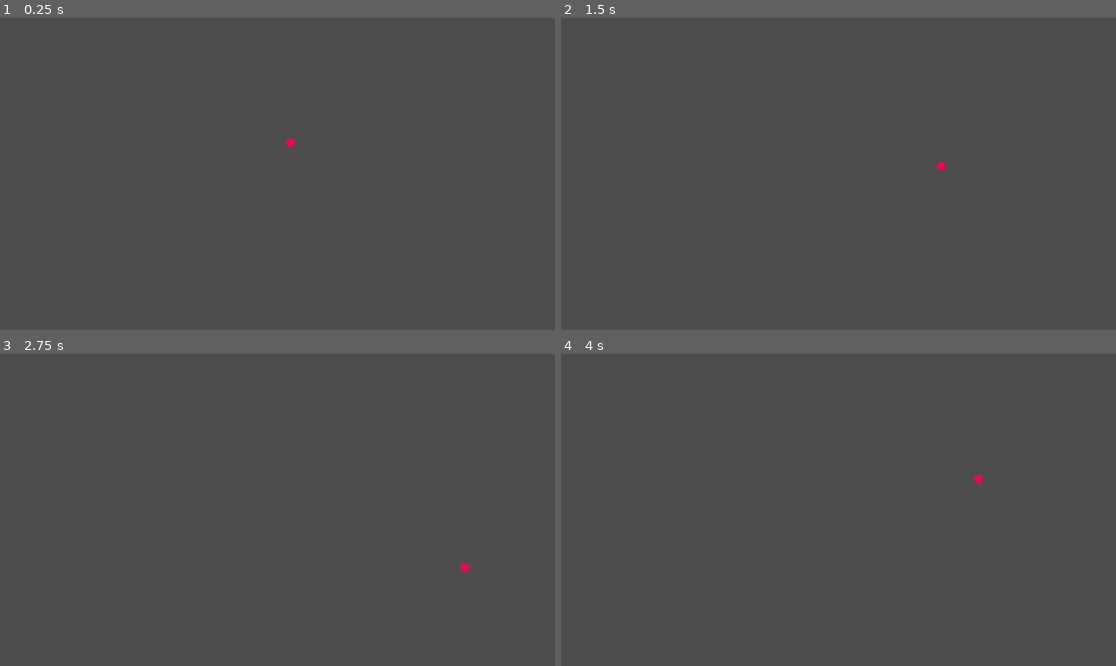
Above: before the commit, frames 1-4 (two rows, left to right).
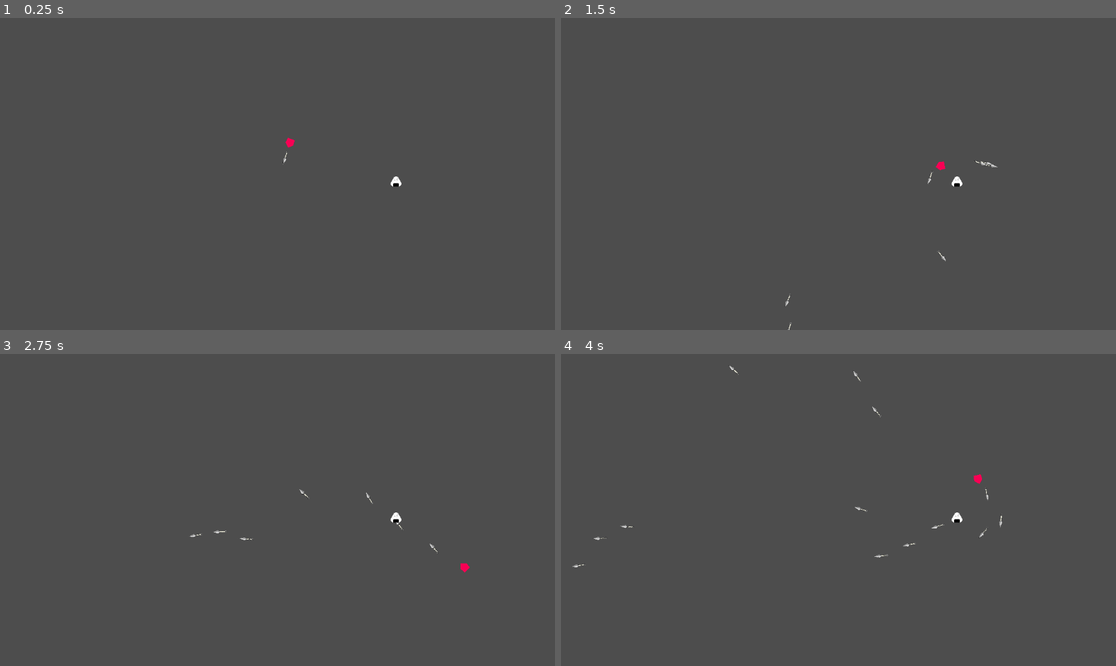
Above: after the commit, the same moments.

Repository: markusphil/godot_tests
Game: Godot game, scene res://scenes/teste_scene.tscn
Two runs of this game, one before a commit and one after it. Both use one fixed random seed, a clock stepped at 60 frames per second and the inputs below. The project has no main scene, so this scene is started directly.
Inputs (mouse positions are in pixels of both pictures, inside the frame that each line leads up to):
- Up to frame 1 (0.25 s): no input
- Up to frame 2 (1.5 s): move the mouse to (960, 158) at 0.52 s; hold Right (right) 0.53-1.28 s; move the mouse to (727, 189) at 1.27 s; hold S (down) from 1.28 s (still down)
- Up to frame 3 (2.75 s): move the mouse to (333, 441) at 2.02 s; release S (down) at 2.03 s; hold Right (right) from 2.03 s (still down)
- Up to frame 4 (4 s): move the mouse to (810, 572) at 2.77 s; release Right (right) at 2.78 s; hold W (up) 2.78-3.53 s; move the mouse to (1005, 556) at 3.52 s; hold A (left) from 3.53 s (still down)

The runs differ from the first frame. In frame 1, less than 0.1% of the frame differs, in the area x 50-73%, y 42-55%; in frame 2, 0.1%; in frame 3, 0.1%; in frame 4, 0.2%, in the area x 2-80%, y 3-69%.

Commit message:
play around with components an shaders

Diff:
--- /dev/null
+++ b/components/health/Health.svg
@@ -0,0 +1,9 @@
+<svg width="17" height="18" viewBox="0 0 17 18" fill="none" xmlns="http://www.w3.org/2000/svg">
+<path d="M8.32396 2.38803C7.69157 1.59284 6.79576 1.02312 5.8502 0.751374C4.51878 0.368732 3.00233 0.556788 1.93691 1.64387C0.775409 2.82899 0.381898 4.15955 0.529769 5.53211C0.674452 6.87508 1.3326 8.22351 2.19657 9.50143C3.43913 11.3393 5.20105 13.1545 6.70191 14.7008C7.27345 15.2896 7.80714 15.8394 8.25988 16.3366L8.57405 16.6817L8.93993 16.392C11.0279 14.7391 13.5017 11.9963 15.0327 9.23971C15.7977 7.86229 16.3468 6.4468 16.4726 5.13926C16.5997 3.81826 16.2944 2.57345 15.3108 1.63254C14.1318 0.504718 12.4947 0.291634 11.0885 0.677179C10.0777 0.954314 9.13319 1.55578 8.53055 2.41054L8.40685 2.09985L8.32396 2.38803Z" fill="url(#paint0_linear_2_8)" stroke="white"/>
+<defs>
+<linearGradient id="paint0_linear_2_8" x1="6.15625" y1="5.34951" x2="10.2973" y2="12.8017" gradientUnits="userSpaceOnUse">
+<stop offset="0.168908" stop-color="#FF7A7A"/>
+<stop offset="1" stop-color="#793E3E"/>
+</linearGradient>
+</defs>
+</svg>
--- /dev/null
+++ b/components/health/HealthComponent.gd
@@ -0,0 +1,24 @@
+@icon("res://components/health/Health.svg")
+extends Node
+
+class_name HealthComponent
+
+@export var max_health: int
+
+signal took_damage
+signal health_depleted
+
+var current_health: int
+
+func _ready():
+	current_health = max_health
+
+
+func get_health():
+	return current_health
+
+func apply_damage(amount: int):
+	health_depleted.emit()
+	current_health =- amount
+	if current_health <= 0:
+		health_depleted.emit()
--- /dev/null
+++ b/components/health/HitboxComponent.gd
@@ -0,0 +1,13 @@
+extends Area2D
+
+@export var health: HealthComponent
+
+func _ready():
+	monitorable = false
+	monitoring = true
+	area_entered.connect(_on_area_entered)
+
+
+func _on_area_entered(area):
+	if area is Projectile:
+		health.apply_damage(area.damage)
--- /dev/null
+++ b/components/health/health_component.tscn
@@ -0,0 +1,6 @@
+[gd_scene load_steps=2 format=3 uid="uid://0wdhpekdchdj"]
+
+[ext_resource type="Script" path="res://components/health/HealthComponent.gd" id="1_lwo7p"]
+
+[node name="health_component" type="Node2D"]
+script = ExtResource("1_lwo7p")
--- /dev/null
+++ b/components/health/hitbox_component.tscn
@@ -0,0 +1,6 @@
+[gd_scene load_steps=2 format=3 uid="uid://cshykyegbc030"]
+
+[ext_resource type="Script" path="res://components/health/HitboxComponent.gd" id="1_be6c2"]
+
+[node name="hitbox_component" type="Area2D"]
+script = ExtResource("1_be6c2")
--- /dev/null
+++ b/components/weapons/projectile/Projectile.gd
@@ -0,0 +1,22 @@
+@icon("res://components/weapons/projectile/Projectile.svg")
+
+extends CollisionObject2D
+
+class_name Projectile
+
+
+@export var damage:= 5
+@export var speed:= 300
+@export var pircing:= 0
+
+func _physics_process(delta):
+	position += transform.x * speed * delta
+
+# TODO: where should the hit calculation be performed? On the projectile or the hitbox?
+# This has probably impact on the games overall performance, since we want to have hundrets of  projectiles existing at the same time.
+func hit() -> int:
+	if pircing <= 0:
+		queue_free()
+	else:
+		pircing =- 1
+	return damage
--- /dev/null
+++ b/components/weapons/projectile/Projectile.svg
@@ -0,0 +1,15 @@
+<svg width="14" height="17" viewBox="0 0 14 17" fill="none" xmlns="http://www.w3.org/2000/svg">
+<path d="M2.57783 13.9634C1.61527 13.1097 0.479589 11.3698 0.479589 11.3698L7.47255 2.1865L12.335 6.49899L5.34206 15.6823C5.34206 15.6823 3.54038 14.8171 2.57783 13.9634Z" fill="#7F5A39"/>
+<path d="M0.479599 11.3699L6.47356 3.49845C6.47356 3.49845 8.02218 4.13927 9.23779 5.21739C10.4534 6.29552 11.336 7.81094 11.336 7.81094L5.34207 15.6824C5.34207 15.6824 4.86465 14.5263 3.24383 13.0888C1.62301 11.6513 0.479599 11.3699 0.479599 11.3699Z" fill="url(#paint0_linear_5_16)"/>
+<path d="M13.001 5.62444L11.669 7.37364C11.669 7.37364 10.5333 5.63378 9.57078 4.7801C8.60823 3.92642 6.80655 3.06116 6.80655 3.06116L8.13854 1.31195L11.5688 2.15629L13.001 5.62444Z" fill="url(#paint1_linear_5_16)"/>
+<defs>
+<linearGradient id="paint0_linear_5_16" x1="3.64308" y1="7.21551" x2="8.79947" y2="11.142" gradientUnits="userSpaceOnUse">
+<stop stop-color="#DDC380"/>
+<stop offset="1" stop-color="#8C643F"/>
+</linearGradient>
+<linearGradient id="paint1_linear_5_16" x1="7.97204" y1="1.5306" x2="13.1284" y2="5.45711" gradientUnits="userSpaceOnUse">
+<stop stop-color="#DDC380"/>
+<stop offset="1" stop-color="#8C643F"/>
+</linearGradient>
+</defs>
+</svg>
--- /dev/null
+++ b/components/weapons/projectile_emitter/ProjectileEmitter.gd
@@ -0,0 +1,22 @@
+@icon("res://components/weapons/projectile_emitter/ProjectileEmitter.svg")
+extends Node
+
+class_name ProjectileEmitter
+
+@export var projectile: PackedScene
+@export_range(0.1,600.0) var fire_rate:= 30.0
+
+func _ready():
+	reset_timer()
+
+func reset_timer():
+	var fire_interval = 60.0 / fire_rate
+	var emit_timer = Timer.new()
+	add_child(emit_timer)
+	emit_timer.timeout.connect(_emit_projectile)
+	emit_timer.start(fire_interval)
+
+func _emit_projectile():
+	var projectile_instance = projectile.instantiate() as Projectile
+	get_parent().get_parent().add_child(projectile_instance)
+	projectile_instance.global_transform = self.global_transform
--- /dev/null
+++ b/components/weapons/projectile_emitter/ProjectileEmitter.svg
@@ -0,0 +1,26 @@
+<svg width="16" height="16" viewBox="0 0 16 16" fill="none" xmlns="http://www.w3.org/2000/svg">
+<path d="M7.99908 8.04612L5.87776 5.9248L9.41329 2.38928L13.6559 6.63192L10.1204 10.1675L7.99908 8.04612Z" fill="#7F5A39"/>
+<path d="M14.0095 6.27842L12.9488 7.33908C12.9488 7.33908 12.5953 6.27842 11.1811 4.8642C9.76685 3.44999 8.70619 3.09644 8.70619 3.09644L9.76685 2.03578L12.9488 3.09644L14.0095 6.27842Z" fill="url(#paint0_linear_6_41)"/>
+<path fill-rule="evenodd" clip-rule="evenodd" d="M10.1347 10.1816L12.6096 7.70673C12.6096 7.70673 12.256 6.64607 10.8418 5.23186C9.42761 3.81764 8.36695 3.46409 8.36695 3.46409L5.89207 5.93896L10.1347 10.1816Z" fill="url(#paint1_linear_6_41)"/>
+<path fill-rule="evenodd" clip-rule="evenodd" d="M3.47397 7.76255L3.82753 6.70189L5.24174 5.28768L10.8986 10.9445L9.48438 12.3587L8.42372 12.7123L5.59529 15.5407L0.645546 10.591L3.47397 7.76255Z" fill="url(#paint2_linear_6_41)"/>
+<path d="M4.13721 3.47665L5.19787 5.24441L10.8547 10.9013L12.6225 11.9619L11.2083 10.5477H12.6225L11.2083 9.84061V9.1335L10.1476 8.77995L9.79407 7.71929L8.73341 7.36573L8.37985 6.30507L7.31919 5.95152L6.96564 4.89086H6.25853L5.55143 3.47665V4.89086L4.13721 3.47665Z" fill="url(#paint3_linear_6_41)"/>
+<defs>
+<linearGradient id="paint0_linear_6_41" x1="10.4096" y1="1.39307" x2="14.9925" y2="5.97596" gradientUnits="userSpaceOnUse">
+<stop stop-color="#DDC380"/>
+<stop offset="1" stop-color="#8C643F"/>
+</linearGradient>
+<linearGradient id="paint1_linear_6_41" x1="5.68479" y1="6.14625" x2="10.2677" y2="10.7291" gradientUnits="userSpaceOnUse">
+<stop stop-color="#DDC380"/>
+<stop offset="1" stop-color="#8C643F"/>
+</linearGradient>
+<linearGradient id="paint2_linear_6_41" x1="2.05976" y1="8.46966" x2="7.71661" y2="14.1265" gradientUnits="userSpaceOnUse">
+<stop stop-color="#3C3C3C"/>
+<stop offset="0.489632" stop-color="#868686"/>
+<stop offset="0.974007" stop-color="#6D6D6D"/>
+</linearGradient>
+<linearGradient id="paint3_linear_6_41" x1="4.31399" y1="3.29987" x2="12.7993" y2="11.7852" gradientUnits="userSpaceOnUse">
+<stop stop-color="#FFD873"/>
+<stop offset="1" stop-color="#FE5B50"/>
+</linearGradient>
+</defs>
+</svg>
--- /dev/null
+++ b/enemies/onigiri/Onigiri.svg
@@ -0,0 +1,14 @@
+<svg width="182" height="182" viewBox="0 0 182 182" fill="none" xmlns="http://www.w3.org/2000/svg">
+<path d="M116.721 45.15L143.568 91.65C154.999 111.45 140.71 136.2 117.847 136.2H64.1532C41.2901 136.2 27.0007 111.45 38.4323 91.65L65.2791 45.15C76.7106 25.35 105.289 25.35 116.721 45.15Z" fill="white" stroke="black" stroke-width="0.6"/>
+<path d="M108.5 52C106.9 47.6 101.5 47.5 99 48M106.5 48C111.3 48 110.833 46.3333 110 45.5" stroke="black" stroke-width="0.6"/>
+<path d="M62 112C62 106.477 66.4772 102 72 102H110C115.523 102 120 106.477 120 112V136H62V112Z" fill="black"/>
+<path d="M50 95C50.6667 93 52.8 89 56 89" stroke="black" stroke-width="0.6"/>
+<path d="M52 89.5C51.8333 87.3333 52.2 83.1 55 83.5" stroke="black" stroke-width="0.6"/>
+<ellipse cx="79.1095" cy="66.5206" rx="4" ry="3.5" transform="rotate(-99.4551 79.1095 66.5206)" fill="black"/>
+<circle cx="77.6095" cy="63.5206" r="1.5" fill="white"/>
+<ellipse cx="103.11" cy="66.5206" rx="4" ry="3.5" transform="rotate(-99.4551 103.11 66.5206)" fill="black"/>
+<circle cx="101.61" cy="63.5206" r="1.5" fill="white"/>
+<path d="M76 89.5C87.5 89.5 81.5 92.5 91.5 91C101.5 89.5 100 87 106 87" stroke="black"/>
+<path d="M126.5 82.5C128.833 85 132.8 90.4 130 92" stroke="black" stroke-width="0.6"/>
+<path d="M120 94.5C125.2 96.1 127.167 93.5 127.5 92" stroke="black" stroke-width="0.6"/>
+</svg>
--- /dev/null
+++ b/enemies/onigiri/enemy_onigiri.tscn
@@ -0,0 +1,81 @@
+[gd_scene load_steps=11 format=3 uid="uid://c6odwfmy5sj3k"]
+
+[ext_resource type="Texture2D" uid="uid://b7f1njmnpwduh" path="res://enemies/onigiri/Onigiri.svg" id="1_sos5s"]
+[ext_resource type="Shader" path="res://shaders/dissolve.gdshader" id="1_xwnkt"]
+[ext_resource type="PackedScene" uid="uid://0wdhpekdchdj" path="res://components/health/health_component.tscn" id="2_aktsv"]
+[ext_resource type="PackedScene" uid="uid://cshykyegbc030" path="res://components/health/hitbox_component.tscn" id="3_8uc50"]
+
+[sub_resource type="FastNoiseLite" id="FastNoiseLite_s257v"]
+seed = 3
+frequency = 0.0257
+
+[sub_resource type="NoiseTexture2D" id="NoiseTexture2D_26qlq"]
+invert = true
+seamless = true
+noise = SubResource("FastNoiseLite_s257v")
+
+[sub_resource type="ShaderMaterial" id="ShaderMaterial_kxts0"]
+resource_local_to_scene = true
+shader = ExtResource("1_xwnkt")
+shader_parameter/dissolve_rate = 0.0
+shader_parameter/dissolve_texture = SubResource("NoiseTexture2D_26qlq")
+
+[sub_resource type="Animation" id="Animation_q8rdm"]
+length = 0.001
+tracks/0/type = "value"
+tracks/0/imported = false
+tracks/0/enabled = true
+tracks/0/path = NodePath("Onigiri:material:shader_parameter/flash_strength")
+tracks/0/interp = 1
+tracks/0/loop_wrap = true
+tracks/0/keys = {
+"times": PackedFloat32Array(0),
+"transitions": PackedFloat32Array(1),
+"update": 0,
+"values": [0.0]
+}
+
+[sub_resource type="Animation" id="Animation_53lj3"]
+resource_name = "hit"
+length = 0.75
+tracks/0/type = "value"
+tracks/0/imported = false
+tracks/0/enabled = true
+tracks/0/path = NodePath("Onigiri:material:shader_parameter/flash_strength")
+tracks/0/interp = 1
+tracks/0/loop_wrap = true
+tracks/0/keys = {
+"times": PackedFloat32Array(0, 0.3, 0.6),
+"transitions": PackedFloat32Array(1, 1, 1),
+"update": 0,
+"values": [0.0, 0.75, 0.0]
+}
+
+[sub_resource type="AnimationLibrary" id="AnimationLibrary_vdstp"]
+_data = {
+"RESET": SubResource("Animation_q8rdm"),
+"hit": SubResource("Animation_53lj3")
+}
+
+[node name="enemy_onigiri" type="CharacterBody2D"]
+
+[node name="Onigiri" type="Sprite2D" parent="."]
+material = SubResource("ShaderMaterial_kxts0")
+position = Vector2(822, 341)
+scale = Vector2(0.197802, 0.197802)
+texture = ExtResource("1_sos5s")
+
+[node name="health_component" parent="." instance=ExtResource("2_aktsv")]
+position = Vector2(822, 341)
+scale = Vector2(0.197802, 0.197802)
+
+[node name="hitbox_component" parent="." instance=ExtResource("3_8uc50")]
+
+[node name="CollisionPolygon2D" type="CollisionPolygon2D" parent="hitbox_component"]
+visible = false
+polygon = PackedVector2Array(816, 350, 812, 348, 811, 343, 817, 332, 821, 329, 823, 329, 827, 332, 833, 342, 832, 348, 828, 350)
+
+[node name="AnimationPlayer" type="AnimationPlayer" parent="."]
+libraries = {
+"": SubResource("AnimationLibrary_vdstp")
+}
--- a/player/player.gd
+++ b/player/player.gd
@@ -7,14 +7,11 @@
 const BASE_SPEED = 250
 const ROTATION_SPEED = 15
 const ROTATION_DEADZONE = 0.1
-# used to handle roatation interpolation
-
 
 
 func init(device_id: int, color: Color):
 	player_color = color
 	controller_index = device_id
-
 
 # Called when the node enters the scene tree for the first time.
 func _ready():
@@ -30,11 +27,9 @@
 	var target_angle = rotation
 	if controller_index == -1:
 		target_angle = rotation + get_angle_to(get_global_mouse_position())
-
 	else:
 		var right_stick_input = MultiplayerInput.get_vector(controller_index, "look_left", "look_right", "look_up", "look_down")
 		if (right_stick_input.length()) > ROTATION_DEADZONE:
 			target_angle = right_stick_input.angle()
-
 	# finds the right roation path respecting angle wrap and limit the roation speed
 	rotation = lerp_angle(rotation, target_angle, ROTATION_SPEED * delta)
--- a/player/player.tscn
+++ b/player/player.tscn
@@ -1,10 +1,14 @@
-[gd_scene load_steps=2 format=3 uid="uid://b6qspqsn7mthl"]
+[gd_scene load_steps=4 format=3 uid="uid://b6qspqsn7mthl"]
 
 [ext_resource type="Script" path="res://player/player.gd" id="1_d8l46"]
+[ext_resource type="PackedScene" uid="uid://0wdhpekdchdj" path="res://components/health/health_component.tscn" id="2_ldbje"]
+[ext_resource type="PackedScene" uid="uid://c5kmt3g3hmcxk" path="res://weapons/kunai/kunai_emitter.tscn" id="3_x8152"]
 
 [node name="player" type="CharacterBody2D"]
 rotation = 6.28319
 script = ExtResource("1_d8l46")
+player_color = Color(1, 0, 0, 1)
+controller_index = -1
 
 [node name="CollisionPolygon2D" type="CollisionPolygon2D" parent="."]
 position = Vector2(-36, -35)
@@ -14,3 +18,9 @@
 position = Vector2(-36, -35)
 color = Color(0.372549, 0.980392, 1, 1)
 polygon = PackedVector2Array(30, 28, 41, 27, 49, 35, 41, 44, 30, 43)
+
+[node name="health_component" parent="." instance=ExtResource("2_ldbje")]
+
+[node name="kunai_emitter" parent="." instance=ExtResource("3_x8152")]
+position = Vector2(20, -8.93276e-05)
+fire_rate = 320.0
--- a/scenes/teste_scene.tscn
+++ b/scenes/teste_scene.tscn
@@ -1,7 +1,27 @@
-[gd_scene load_steps=2 format=3 uid="uid://b80p1cf8ovmg8"]
+[gd_scene load_steps=5 format=3 uid="uid://b80p1cf8ovmg8"]
 
 [ext_resource type="PackedScene" uid="uid://cmu2btdws6ols" path="res://player/player_spawner.tscn" id="1_2j0od"]
+[ext_resource type="Texture2D" uid="uid://b7f1njmnpwduh" path="res://enemies/onigiri/Onigiri.svg" id="2_nwdgo"]
+[ext_resource type="PackedScene" uid="uid://0wdhpekdchdj" path="res://components/health/health_component.tscn" id="3_7bw56"]
+[ext_resource type="PackedScene" uid="uid://cshykyegbc030" path="res://components/health/hitbox_component.tscn" id="4_03fve"]
 
 [node name="teste_scene" type="Node2D"]
 
 [node name="player_spawner" parent="." instance=ExtResource("1_2j0od")]
+
+[node name="enemie_onigiri" type="CharacterBody2D" parent="."]
+
+[node name="Onigiri" type="Sprite2D" parent="enemie_onigiri"]
+position = Vector2(822, 341)
+scale = Vector2(0.197802, 0.197802)
+texture = ExtResource("2_nwdgo")
+
+[node name="health_component" parent="enemie_onigiri" instance=ExtResource("3_7bw56")]
+position = Vector2(822, 341)
+scale = Vector2(0.197802, 0.197802)
+
+[node name="hitbox_component" parent="enemie_onigiri" node_paths=PackedStringArray("health") instance=ExtResource("4_03fve")]
+health = NodePath("../health_component")
+
+[node name="CollisionPolygon2D" type="CollisionPolygon2D" parent="enemie_onigiri/hitbox_component"]
+polygon = PackedVector2Array(816, 350, 812, 348, 811, 343, 817, 332, 821, 329, 823, 329, 827, 332, 833, 342, 832, 348, 828, 350)
--- /dev/null
+++ b/shaders/dissolve.gdshader
@@ -0,0 +1,21 @@
+shader_type canvas_item;
+
+uniform sampler2D dissolve_texture;
+uniform float     dissolve_rate : hint_range(0.0, 1.0) = 0.5;
+
+float random (vec2 uv) {
+    return fract(sin(dot(uv.xy,
+        vec2(12.9898,78.233))) * 43758.5453123);
+}
+
+void fragment() {
+	vec4 pixel_color = texture(TEXTURE, UV);
+	// since the texture is grayscaled already we can use any color do determine its brightness
+	float dissolve_brightness = texture(dissolve_texture, UV).r;
+	COLOR = pixel_color;
+	COLOR.a *= step(dissolve_rate, dissolve_brightness);
+	float dissolve_Diff = abs(dissolve_brightness - dissolve_rate);
+	float color_randomizer = 0.2 + random(UV) * 0.5;
+	COLOR.rgb += vec3(1.0 - COLOR.r , color_randomizer - COLOR.g ,0.0 - COLOR.b) * step(dissolve_Diff, 0.05) * step(0.01, dissolve_rate);
+
+}
--- /dev/null
+++ b/shaders/hit_flash.gdshader
@@ -0,0 +1,10 @@
+shader_type canvas_item;
+
+uniform vec4 flash_color : source_color = vec4(1.0);
+uniform float flash_strength : hint_range(0.0, 1.0) = 0.5;
+
+void fragment() {
+	vec4 pixel_color = texture(TEXTURE, UV);
+	pixel_color.rgb = mix(pixel_color.rgb, flash_color.rgb, flash_strength);
+	COLOR = pixel_color;
+}
--- /dev/null
+++ b/weapons/kunai/Kunai.svg
@@ -0,0 +1,17 @@
+<svg width="74" height="307" viewBox="0 0 74 307" fill="none" xmlns="http://www.w3.org/2000/svg">
+<mask id="path-1-inside-1_1_30" fill="white">
+<path fill-rule="evenodd" clip-rule="evenodd" d="M37 307C48.0457 307 57 298.046 57 287C57 275.954 48.0457 267 37 267C25.9543 267 17 275.954 17 287C17 298.046 25.9543 307 37 307ZM37 299C43.6274 299 49 293.627 49 287C49 280.373 43.6274 275 37 275C30.3726 275 25 280.373 25 287C25 293.627 30.3726 299 37 299Z"/>
+</mask>
+<path fill-rule="evenodd" clip-rule="evenodd" d="M37 307C48.0457 307 57 298.046 57 287C57 275.954 48.0457 267 37 267C25.9543 267 17 275.954 17 287C17 298.046 25.9543 307 37 307ZM37 299C43.6274 299 49 293.627 49 287C49 280.373 43.6274 275 37 275C30.3726 275 25 280.373 25 287C25 293.627 30.3726 299 37 299Z" fill="#949494"/>
+<path d="M56 287C56 297.493 47.4934 306 37 306V308C48.598 308 58 298.598 58 287H56ZM37 268C47.4934 268 56 276.507 56 287H58C58 275.402 48.598 266 37 266V268ZM18 287C18 276.507 26.5066 268 37 268V266C25.402 266 16 275.402 16 287H18ZM37 306C26.5066 306 18 297.493 18 287H16C16 298.598 25.402 308 37 308V306ZM48 287C48 293.075 43.0751 298 37 298V300C44.1797 300 50 294.18 50 287H48ZM37 276C43.0751 276 48 280.925 48 287H50C50 279.82 44.1797 274 37 274V276ZM26 287C26 280.925 30.9249 276 37 276V274C29.8203 274 24 279.82 24 287H26ZM37 298C30.9249 298 26 293.075 26 287H24C24 294.18 29.8203 300 37 300V298Z" fill="black" mask="url(#path-1-inside-1_1_30)"/>
+<path d="M27.5 160C27.5 149.5 18 139.5 15 135L58 135.5C53.6 141.457 46.5 149.5 46.5 160H27.5Z" fill="#515151" stroke="black"/>
+<mask id="path-4-outside-2_1_30" maskUnits="userSpaceOnUse" x="0" y="0" width="74" height="160" fill="black">
+<rect fill="white" width="74" height="160"/>
+<path fill-rule="evenodd" clip-rule="evenodd" d="M2 120L37 4L72 120L37 158L2 120Z"/>
+</mask>
+<path fill-rule="evenodd" clip-rule="evenodd" d="M2 120L37 4L72 120L37 158L2 120Z" fill="#949494"/>
+<path d="M37 4L37.9574 3.71114L37 0.538138L36.0426 3.71114L37 4ZM2 120L1.04263 119.711L0.877743 120.258L1.26445 120.677L2 120ZM72 120L72.7355 120.677L73.1223 120.258L72.9574 119.711L72 120ZM37 158L36.2645 158.677L37 159.476L37.7355 158.677L37 158ZM36.0426 3.71114L1.04263 119.711L2.95737 120.289L37.9574 4.28886L36.0426 3.71114ZM36.0426 4.28886L71.0426 120.289L72.9574 119.711L37.9574 3.71114L36.0426 4.28886ZM71.2645 119.323L36.2645 157.323L37.7355 158.677L72.7355 120.677L71.2645 119.323ZM1.26445 120.677L36.2645 158.677L37.7355 157.323L2.73555 119.323L1.26445 120.677Z" fill="black" mask="url(#path-4-outside-2_1_30)"/>
+<path d="M37 158V4L2 120L37 158Z" fill="#D9D9D9"/>
+<rect x="27.5" y="159.5" width="19" height="110" fill="#F4F3E0" stroke="black"/>
+<path d="M46.5 166.5L27.5 173.5V183.5L46.5 177V188L27.5 194V203L46.5 197.5V207L27.5 212V223L46.5 217V227.5L27.5 235.5V245.5L46.5 242V251.5L27.5 258.5V270L46.5 264" stroke="black"/>
+</svg>
--- /dev/null
+++ b/weapons/kunai/kunai.tscn
@@ -0,0 +1,18 @@
+[gd_scene load_steps=3 format=3 uid="uid://ohd85qwrfbyl"]
+
+[ext_resource type="Texture2D" uid="uid://bvtvas1ek04bq" path="res://weapons/kunai/Kunai.svg" id="1_upoqe"]
+[ext_resource type="Script" path="res://components/weapons/projectile/Projectile.gd" id="1_yr7hp"]
+
+[node name="kunai" type="Area2D"]
+monitoring = false
+script = ExtResource("1_yr7hp")
+
+[node name="Kunai" type="Sprite2D" parent="."]
+position = Vector2(0, 7.62939e-06)
+rotation = 1.5708
+scale = Vector2(0.0945947, 0.0945947)
+texture = ExtResource("1_upoqe")
+
+[node name="CollisionPolygon2D" type="CollisionPolygon2D" parent="."]
+rotation = 1.5708
+polygon = PackedVector2Array(0, -14, -3, -3, -1, 0, -1, 11, 1, 11, 1, 0, 3, -3)
--- /dev/null
+++ b/weapons/kunai/kunai_emitter.tscn
@@ -0,0 +1,9 @@
+[gd_scene load_steps=3 format=3 uid="uid://c5kmt3g3hmcxk"]
+
+[ext_resource type="Script" path="res://components/weapons/projectile_emitter/ProjectileEmitter.gd" id="1_81aqy"]
+[ext_resource type="PackedScene" uid="uid://ohd85qwrfbyl" path="res://weapons/kunai/kunai.tscn" id="2_7ywjn"]
+
+[node name="kunai_emitter" type="Node2D"]
+script = ExtResource("1_81aqy")
+projectile = ExtResource("2_7ywjn")
+fire_rate = 600.0
Not shown, added: components/health/Health.svg.import
Not shown, added: components/weapons/projectile/Projectile.svg.import
Not shown, added: components/weapons/projectile_emitter/ProjectileEmitter.svg.import
Not shown, added: enemies/onigiri/Onigiri.svg.import
Not shown, added: weapons/kunai/Kunai.svg.import
